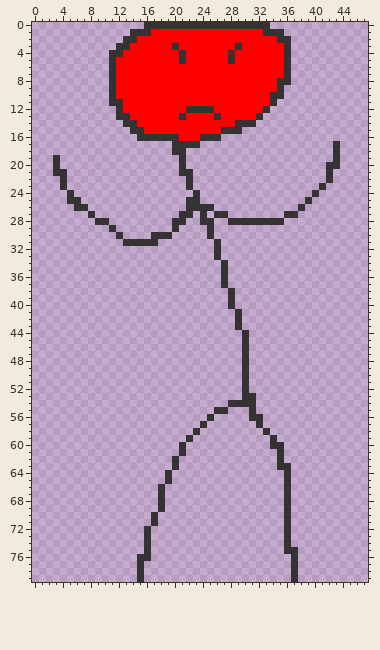
Sprite sheet: assets/enemy.png. That is the earlier state.
The file is 48x80 pixels. Pixels under 10% opacity are left out. Colours within 5 levels of each other are drawn and written as one.
And afterwards:
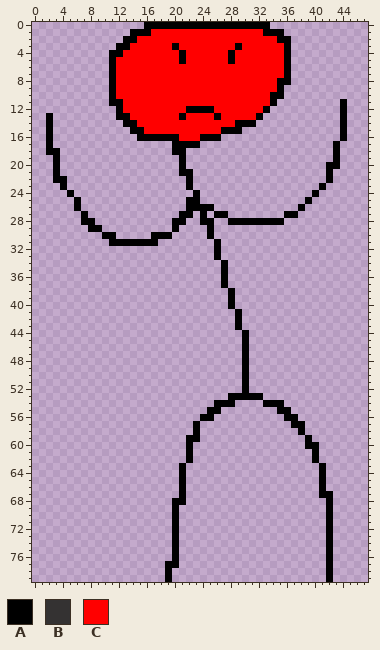
Palette (. is transparent): A #000000  B #343232  C #ff0000
The edit:
Colour A is added in rows 11 to 12 at x 44; in rows 13 to 16 at x 2 and 44; in row 17 at x 2; in row 18 at x 2 to 3; in row 22 at x 3; in row 27 at x 7.
Colour A is added in row 28 at x 7 to 8; in row 29 at x 8 to 9; in row 30 at x 10 to 11; in row 31 at x 11 to 12; in row 53 at x 28 to 29 and 32; in row 54 at x 26 to 27 and 33 to 35.
Colour A is added in row 55 at x 25 and 35 to 36; in row 56 at x 24 and 36 to 37; in row 57 at x 23 and 37 to 38; in row 58 at x 38; in row 59 at x 23 and 39; in row 60 at x 22 and 39 to 40.
Colour A is added in rows 61 to 62 at x 22 and 40; in rows 63 to 66 at x 21 and 41; in row 67 at x 21 and 41 to 42; in row 68 at x 20 to 21 and 42; in rows 69 to 76 at x 20 and 42; in row 77 at x 19 to 20 and 42.
Colour A is added in rows 78 to 79 at x 19 and 42.
Colour A replaces colour B in row 0 at x 16 to 33; in row 1 at x 14 to 16 and 33 to 35; in row 2 at x 13 to 14 and 35 to 36; in row 3 at x 12 to 13, 20, 29 and 36; in row 4 at x 11 to 12, 21, 28 and 36; in row 5 at x 11, 21, 28 and 36.
Colour A replaces colour B in rows 6 to 7 at x 11 and 36; in row 8 at x 11 and 35 to 36; in row 9 at x 11 and 35; in row 10 at x 11 and 34 to 35; in row 11 at x 11 to 12 and 34; in row 12 at x 12, 22 to 25 and 33.
Colour A replaces colour B in row 13 at x 12 to 13, 21, 26 and 32; in row 14 at x 13 to 14 and 29 to 31; in row 15 at x 14 to 15 and 27 to 29; in row 16 at x 15 to 20 and 24 to 26; in row 17 at x 20 to 23 and 43; in row 18 at x 20 to 21 and 43.
Colour A replaces colour B in row 19 at x 3, 21 and 43; in row 20 at x 3, 21 and 42 to 43; in row 21 at x 3, 21 to 22 and 42; in row 22 at x 4, 22 and 42; in row 23 at x 4, 22 and 41; in row 24 at x 5, 23 and 40.
Colour A replaces colour B in row 25 at x 6, 22 to 23 and 39; in row 26 at x 6, 22 to 25 and 38; in row 27 at x 21 to 22, 24, 26 to 27 and 36 to 37; in row 28 at x 20 to 21, 24 to 25 and 28 to 35; in row 29 at x 20 and 25; in row 30 at x 17 to 19 and 25.
Colour A replaces colour B in row 31 at x 13 to 17 and 26; in rows 32 to 33 at x 26; in rows 34 to 37 at x 27; in rows 38 to 40 at x 28; in rows 41 to 43 at x 29; in rows 44 to 52 at x 30.
Colour A replaces colour B in row 53 at x 30 to 31; in row 54 at x 28; in row 55 at x 26; in row 56 at x 25; in row 58 at x 23; in row 59 at x 22.
The edit erases colour B in row 21 at x 4; in row 25 at x 5; in row 26 at x 7; in row 27 at x 8; in row 28 at x 9 to 10; in row 29 at x 11.
The edit erases colour B in row 30 at x 12; in row 54 at x 29 to 31; in row 55 at x 27 and 31; in row 56 at x 31 to 32; in row 57 at x 24 and 32; in row 58 at x 33.
The edit erases colour B in row 59 at x 34; in row 60 at x 21 and 34 to 35; in row 61 at x 21 and 35; in row 62 at x 20 and 35; in row 63 at x 20 and 35 to 36; in rows 64 to 65 at x 19 and 36.
The edit erases colour B in rows 66 to 69 at x 18 and 36; in rows 70 to 71 at x 17 and 36; in rows 72 to 74 at x 16 and 36; in row 75 at x 16 and 36 to 37; in row 76 at x 15 to 16 and 37; in rows 77 to 79 at x 15 and 37.
Changed places in both pictures, as pixel boxes (x1, y1, x2, y2):
changed: (46, 22, 347, 582)
